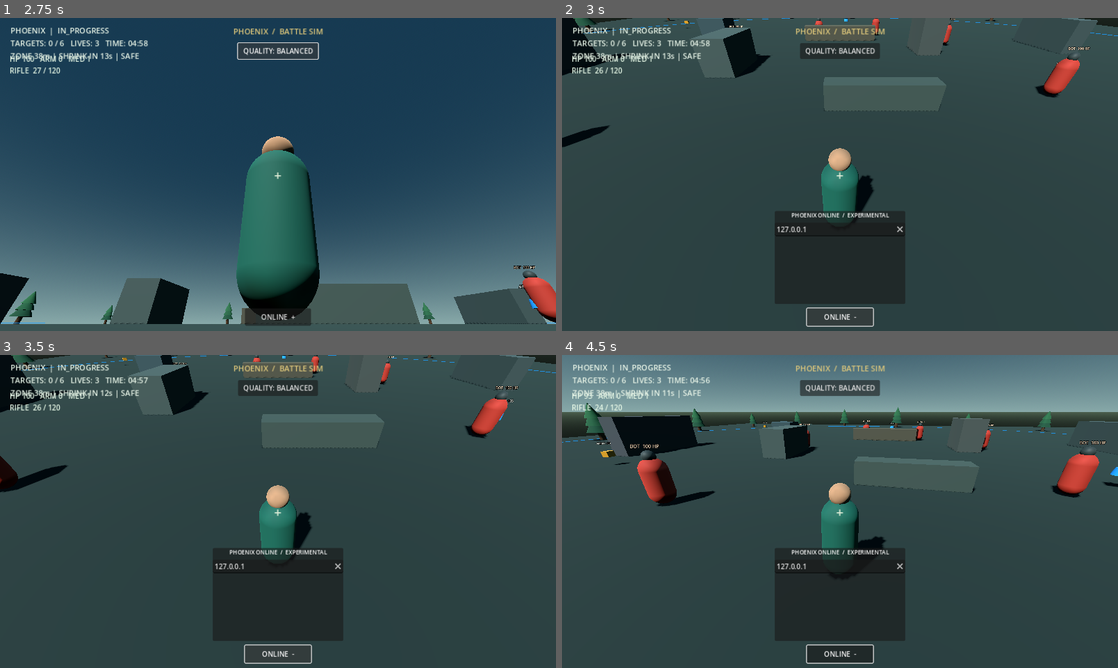
Above: before the commit, frames 1-4 (two rows, left to right).
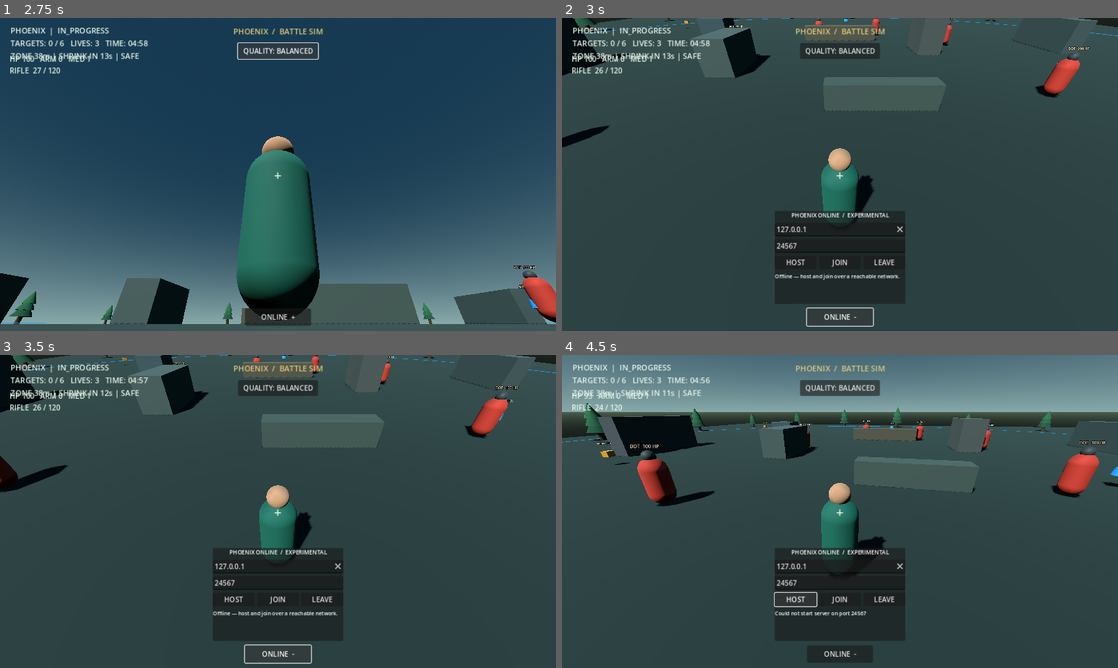
Above: after the commit, the same moments.

Repository: rannarmenu/project-phoenix-battle-royale
Game: Godot game, scene res://scenes/main.tscn
Same seed, same stepped clock (60 frames per second), same inputs: the game is played once before the commit and once after it.
Inputs (mouse positions are in pixels of both pictures, inside the frame that each line leads up to):
- Up to frame 1 (2.75 s): click "QUALITY: BALANCED" at 0.5 s; click "QUALITY: HIGH" at 1.25 s; click "QUALITY: LOW" at 2 s
- Up to frame 2 (3 s): click "ONLINE +" at 2.75 s
- Up to frame 3 (3.5 s): no input
- Up to frame 4 (4.5 s): click (884, 599) at 3.5 s, where only the run after the commit has a clickable "LEAVE"; click (795, 599) at 4.25 s, where only the run after the commit has a clickable "HOST"

Frame 1 is identical in both runs. In frame 2, 0.4% of the frame differs, in the area x 38-62%, y 71-84%; in frame 3, 0.4%; in frame 4, 0.6%, in the area x 38-62%, y 71-99%.
Error before the commit: Invalid assignment of property or key 'input_filter' with value of type 'String' on a base object of type 'LineEdit'. (res://scripts/main.gd:450)

Commit message:
Harden network roster cleanup and mobile port input

Diff:
--- a/scripts/main.gd
+++ b/scripts/main.gd
@@ -447,7 +447,6 @@
 	network_port_input.placeholder_text = "UDP port (1024-65535)"
 	network_port_input.text = str(NetworkSession.DEFAULT_PORT)
 	network_port_input.max_length = 5
-	network_port_input.input_filter = "0123456789"
 	layout.add_child(network_port_input)
 
 	var button_row := HBoxContainer.new()
@@ -529,9 +528,9 @@
 
 func _on_network_session_changed(role: StringName, message: String) -> void:
 	_set_network_status("%s — %s" % [str(role), message])
+	var local_player := get_node_or_null("Player") as Node3D
 	if role == &"SERVER":
 		network_player_states.clear()
-		var local_player := get_node_or_null("Player") as Node3D
 		if is_instance_valid(local_player):
 			network_player_states[1] = {
 				"position": local_player.global_position,
@@ -540,7 +539,6 @@
 			}
 		_broadcast_network_roster()
 	elif role == &"CLIENT":
-		var local_player := get_node_or_null("Player") as Node3D
 		if is_instance_valid(local_player):
 			var local_id := multiplayer.get_unique_id()
 			local_player.global_position = _spawn_position_for_peer(local_id)
@@ -641,6 +639,10 @@
 			if is_instance_valid(avatar):
 				avatar.queue_free()
 			network_player_avatars.erase(peer_id)
+	for state_peer_variant in network_player_states.keys():
+		var state_peer_id := int(state_peer_variant)
+		if not seen.has(state_peer_id) and state_peer_id != local_id:
+			network_player_states.erase(state_peer_id)
 
 func _ensure_network_avatar(peer_id: int, initial_position: Vector3) -> Node3D:
 	var existing: Node3D = network_player_avatars.get(peer_id) as Node3D
